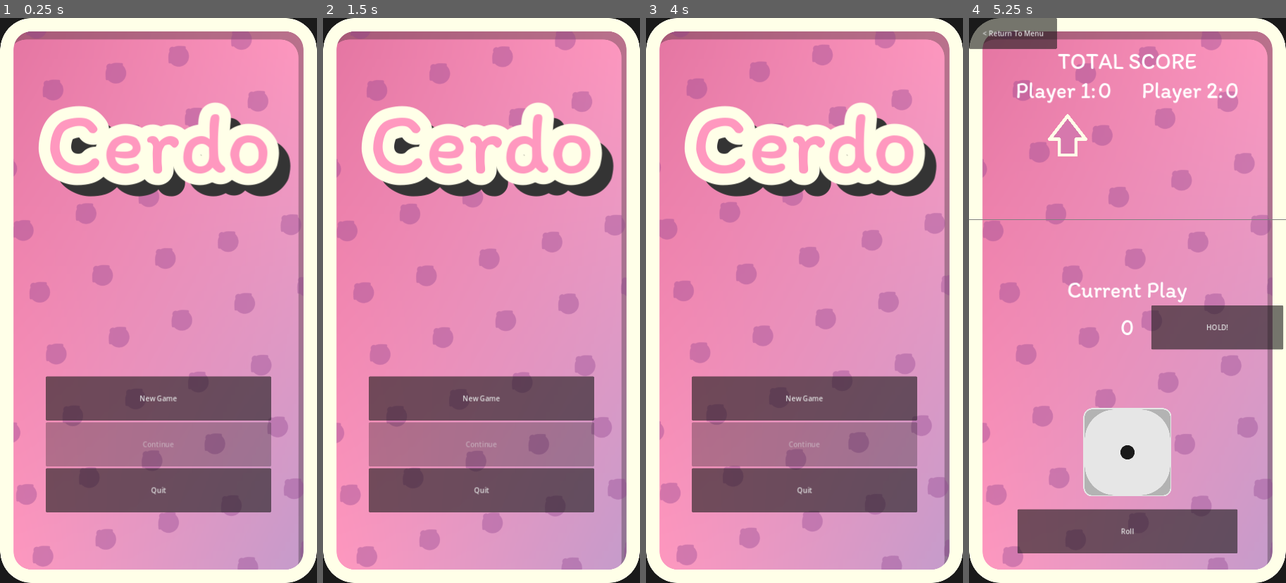
Above: before the commit, frames 1-4 (left to right).
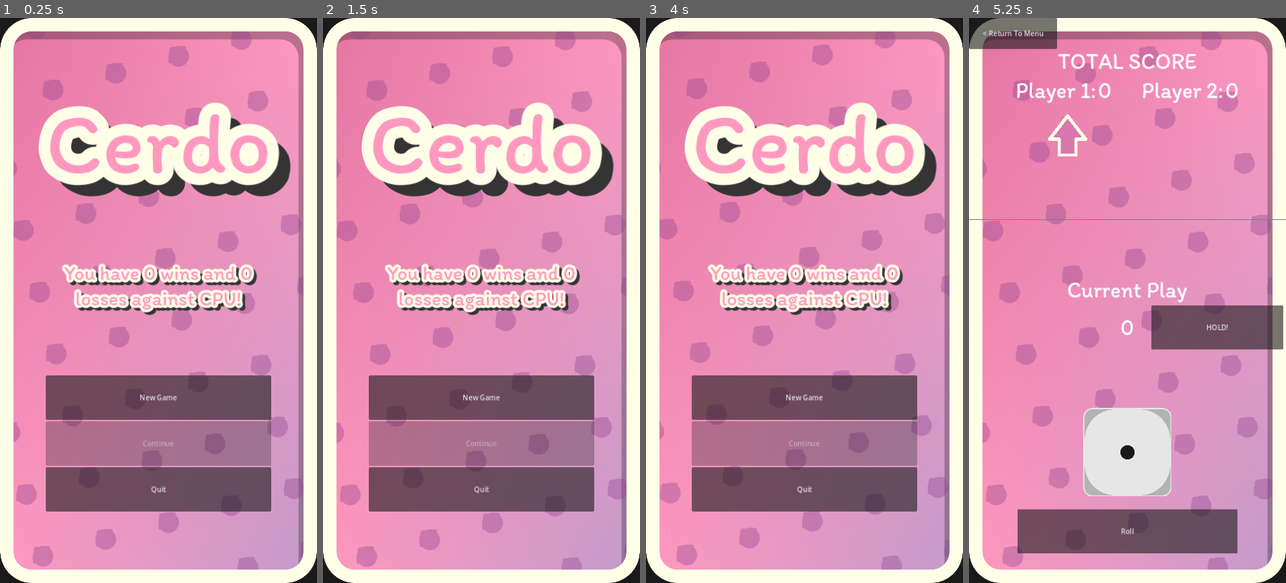
Above: after the commit, the same moments.

Repository: Ghigog/Cerdo
Game: Godot game, scene res://Scenes/mainmenu.tscn
The game is run twice, just before and just after one commit, with the same random seed, the same clock (stepped at 60 frames per second) and the same inputs. Sound files missing from this copy of the repository are replaced by a short silence.
Inputs:
- Up to frame 1 (0.25 s): no input
- Up to frame 2 (1.5 s): click "New Game" at 0.5 s; click "Return to Menu" at 1.25 s
- Up to frame 3 (4 s): click "New Game" at 2 s; click "Play" at 2.75 s; click "< Return To Menu" at 3.5 s
- Up to frame 4 (5.25 s): click "New Game" at 4.25 s; click "Play" at 5 s

The runs differ from the first frame. In frame 1, 4.0% of the frame differs, in the area x 14-86%, y 43-88%; in frame 2, 4.0%; in frame 3, 4.0%; in frame 4, nothing differs.

Commit message:
Implemented progress tracking system
- Tracks wins and losses agains CPU
- Displays information on the main menu

Diff:
--- /dev/null
+++ b/Assets/mainmenuscore.tres
@@ -0,0 +1,13 @@
+[gd_resource type="LabelSettings" load_steps=2 format=3 uid="uid://b3s5ljo3r85vf"]
+
+[ext_resource type="FontFile" uid="uid://bstya2acevkop" path="res://Assets/Itim-Regular.ttf" id="1_pr04n"]
+
+[resource]
+font = ExtResource("1_pr04n")
+font_size = 45
+font_color = Color(1, 0.596078, 0.74902, 1)
+outline_size = 24
+outline_color = Color(1, 1, 0.909804, 1)
+shadow_size = 20
+shadow_color = Color(0.203922, 0.203922, 0.203922, 1)
+shadow_offset = Vector2(7, 7)
--- /dev/null
+++ b/Assets/mainmenutitle.tres
@@ -0,0 +1,13 @@
+[gd_resource type="LabelSettings" load_steps=2 format=3 uid="uid://cdxnurrakudi0"]
+
+[ext_resource type="FontFile" uid="uid://bstya2acevkop" path="res://Assets/Itim-Regular.ttf" id="1_vy6nn"]
+
+[resource]
+font = ExtResource("1_vy6nn")
+font_size = 200
+font_color = Color(1, 0.596078, 0.74902, 1)
+outline_size = 105
+outline_color = Color(1, 1, 0.909804, 1)
+shadow_size = 87
+shadow_color = Color(0.203922, 0.203922, 0.203922, 1)
+shadow_offset = Vector2(30.41, 29.785)
--- a/Scenes/mainmenu.tscn
+++ b/Scenes/mainmenu.tscn
@@ -1,19 +1,10 @@
-[gd_scene load_steps=6 format=3 uid="uid://dalxufw6oghf8"]
+[gd_scene load_steps=6 format=3 uid="uid://br4son0iywu4k"]
 
 [ext_resource type="Script" path="res://Scripts/mainmenu.gd" id="1_wuulr"]
 [ext_resource type="PackedScene" uid="uid://cfvdsu8ij2ojg" path="res://Scenes/anim_background.tscn" id="2_udjuv"]
-[ext_resource type="FontFile" uid="uid://bstya2acevkop" path="res://Assets/Itim-Regular.ttf" id="3_cm82m"]
+[ext_resource type="LabelSettings" uid="uid://cdxnurrakudi0" path="res://Assets/mainmenutitle.tres" id="3_qhgwm"]
+[ext_resource type="LabelSettings" uid="uid://b3s5ljo3r85vf" path="res://Assets/mainmenuscore.tres" id="4_n8cvk"]
 [ext_resource type="AudioStream" uid="uid://x886jhgfjia2" path="res://Assets/Audio/Music/CerdoSong1.wav" id="4_rlrcr"]
-
-[sub_resource type="LabelSettings" id="LabelSettings_4idfx"]
-font = ExtResource("3_cm82m")
-font_size = 200
-font_color = Color(1, 0.596078, 0.74902, 1)
-outline_size = 105
-outline_color = Color(1, 1, 0.909804, 1)
-shadow_size = 87
-shadow_color = Color(0.203922, 0.203922, 0.203922, 1)
-shadow_offset = Vector2(30.41, 29.785)
 
 [node name="MainMenu" type="Control"]
 layout_mode = 3
@@ -37,13 +28,26 @@
 [node name="Title" type="Label" parent="CanvasLayer/VBoxContainer"]
 layout_mode = 2
 text = "Cerdo"
-label_settings = SubResource("LabelSettings_4idfx")
+label_settings = ExtResource("3_qhgwm")
 horizontal_alignment = 1
 vertical_alignment = 1
 
 [node name="Control" type="Control" parent="CanvasLayer/VBoxContainer"]
-custom_minimum_size = Vector2(0, 400)
 layout_mode = 2
+size_flags_vertical = 3
+
+[node name="ScoreAgainstCpu" type="Label" parent="CanvasLayer/VBoxContainer"]
+custom_minimum_size = Vector2(2.08165e-12, 150)
+layout_mode = 2
+text = "You have 0 wins and 10 losses against CPU!"
+label_settings = ExtResource("4_n8cvk")
+horizontal_alignment = 1
+vertical_alignment = 1
+autowrap_mode = 3
+
+[node name="Control2" type="Control" parent="CanvasLayer/VBoxContainer"]
+layout_mode = 2
+size_flags_vertical = 3
 
 [node name="NewGameButton" type="Button" parent="CanvasLayer/VBoxContainer"]
 custom_minimum_size = Vector2(0, 100)
--- a/Scripts/end_screen.gd
+++ b/Scripts/end_screen.gd
@@ -11,6 +11,7 @@
 func _ready():
 	Global.load_variables(true)
 	Global.save_game()
+	Global.register_winner()
 	message.text = WINNER_MESSAGES[Global.last_winner]
 
 
--- a/Scripts/game.gd
+++ b/Scripts/game.gd
@@ -119,7 +119,7 @@
 	Global.turn = 1 if Global.turn == 0 else 0
 	current_score = 0
 	current_score_label.text = str(current_score)
-	var cpu_turn = (Global.second_player == 1) and (Global.turn == 1)
+	var cpu_turn = Global.is_game_against_cpu() and (Global.turn == 1)
 	toggle_button_disabled(cpu_turn)
 	refresh_turn_icon()
 	if cpu_turn:
--- a/Scripts/global.gd
+++ b/Scripts/global.gd
@@ -1,6 +1,7 @@
 extends Node
 
 const SAVE_PATH = "user://cerdogame.save"
+const PROGRESS_PATH = "user://cerdogame_progress.save"
 const PASSWORD = "Pig"
 var player_scores = [
 	0,
@@ -21,6 +22,8 @@
 
 var last_winner : int = 0
 
+var wins_against_cpu = 0
+var losses_against_cpu = 0
 
 func new_save():
 	return {
@@ -36,6 +39,14 @@
 		"IsGameInProgress": false
 	}
 
+func new_progress():
+	return {
+		"PlayerVsCpuScores": {
+			"Wins": 0,
+			"Losses": 0
+		}
+	}
+
 func generate_save_dict():
 	return {
 		"PlayerScores" : player_scores,
@@ -44,23 +55,54 @@
 		"IsGameInProgress": is_game_in_progress,
 	}
 
-func save_game():
-	var new_save_game = FileAccess.open_encrypted_with_pass(SAVE_PATH, FileAccess.WRITE, PASSWORD)
-	var json_string = JSON.stringify(generate_save_dict())
+func generate_progress_dict():
+	return {
+		"PlayerVsCpuScores": {
+			"Wins": wins_against_cpu,
+			"Losses": losses_against_cpu
+		}
+	}
+
+
+func is_game_against_cpu():
+	return second_player == 1
+
+
+func register_winner():
+	if !is_game_against_cpu(): return
+
+	if last_winner == 0: # Player won
+		wins_against_cpu += 1
+	elif last_winner == 1: # Cpu won
+		losses_against_cpu += 1
+
+	save_game(PROGRESS_PATH)
+
+
+func save_game(save_path = SAVE_PATH):
+	var new_save_game = FileAccess.open_encrypted_with_pass(save_path, FileAccess.WRITE, PASSWORD)
+	var json_string
+	if save_path == SAVE_PATH:
+		json_string = JSON.stringify(generate_save_dict())
+	elif save_path == PROGRESS_PATH:
+		json_string = JSON.stringify(generate_progress_dict())
 	new_save_game.store_line(json_string)
 	new_save_game.close()
-	print("saved: ", json_string)
+	print("saved at {0}: {1}".format([save_path, json_string]))
 
 
-func save_game_exists():
-	return FileAccess.file_exists(SAVE_PATH)
+func save_file_exists(save_path = SAVE_PATH):
+	return FileAccess.file_exists(save_path)
 
 
-func load_game():
-	if !save_game_exists():
-		return new_save()
+func load_game(save_path = SAVE_PATH):
+	if !save_file_exists(save_path):
+		if save_path == SAVE_PATH:
+			return new_save()
+		if save_path == PROGRESS_PATH:
+			return new_progress()
 	else:
-		var saveFile = FileAccess.open_encrypted_with_pass(SAVE_PATH, FileAccess.READ, PASSWORD)
+		var saveFile = FileAccess.open_encrypted_with_pass(save_path, FileAccess.READ, PASSWORD)
 		var saveData = saveFile.get_as_text()
 		saveFile.close()
 		var jsonParser = JSON.new()
@@ -70,6 +112,13 @@
 		else:
 			print("JSON Parse Error: ", jsonParser.get_error_message(), " in ", saveData, " at line ", jsonParser.get_error_line())
 
+
+func load_progress_variables():
+	var loaded_progress_vars = load_game(PROGRESS_PATH)
+	var default_progress_values = new_progress() # For new versions of save files
+	var player_vs_cpu_scores = loaded_progress_vars.get("PlayerVsCpuScores", default_progress_values["PlayerVsCpuScores"])
+	wins_against_cpu = player_vs_cpu_scores.get("Wins", 0)
+	losses_against_cpu = player_vs_cpu_scores.get("Losses", 0)
 
 func load_variables(new_game):
 	var loaded_vars
@@ -83,3 +132,4 @@
 	var default_values = new_save()
 	player_dice = loaded_vars.get("Dice", default_values["Dice"])
 	is_game_in_progress = loaded_vars.get("IsGameInProgress", default_values["IsGameInProgress"])
+	load_progress_variables()
--- a/Scripts/mainmenu.gd
+++ b/Scripts/mainmenu.gd
@@ -1,16 +1,22 @@
 extends Control
 
 @onready var continue_button = $CanvasLayer/VBoxContainer/ContinueButton
+@onready var score_against_cpu = $CanvasLayer/VBoxContainer/ScoreAgainstCpu
 
 # Called when the node enters the scene tree for the first time.
 func _ready():
-	var save_exists = Global.save_game_exists()
+	Global.load_progress_variables()
+	_update_score_against_cpu_text()
+	var save_exists = Global.save_file_exists()
 	if !save_exists:
 		continue_button.disabled = true
 	else:
 		Global.load_variables(false)
 		continue_button.disabled = !Global.is_game_in_progress
 
+func _update_score_against_cpu_text():
+	var base_text = "You have {0} wins and {1} losses against CPU!"
+	score_against_cpu.text = base_text.format([Global.wins_against_cpu, Global.losses_against_cpu])
 
 # Called every frame. 'delta' is the elapsed time since the previous frame.
 func _process(delta):
Not shown: 1 places in Scenes/game.tscn that only renumber resources
Not shown: 1 places in Scenes/gamesetup.tscn that only renumber resources
